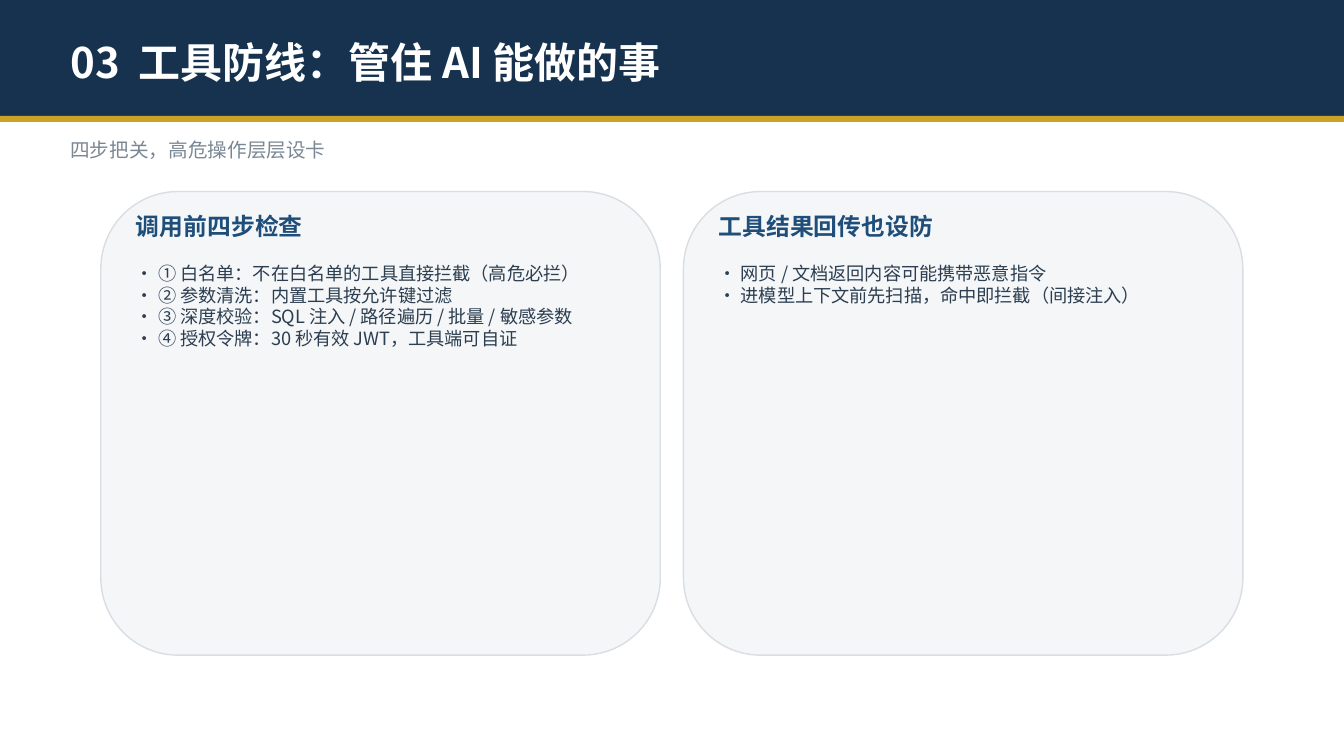
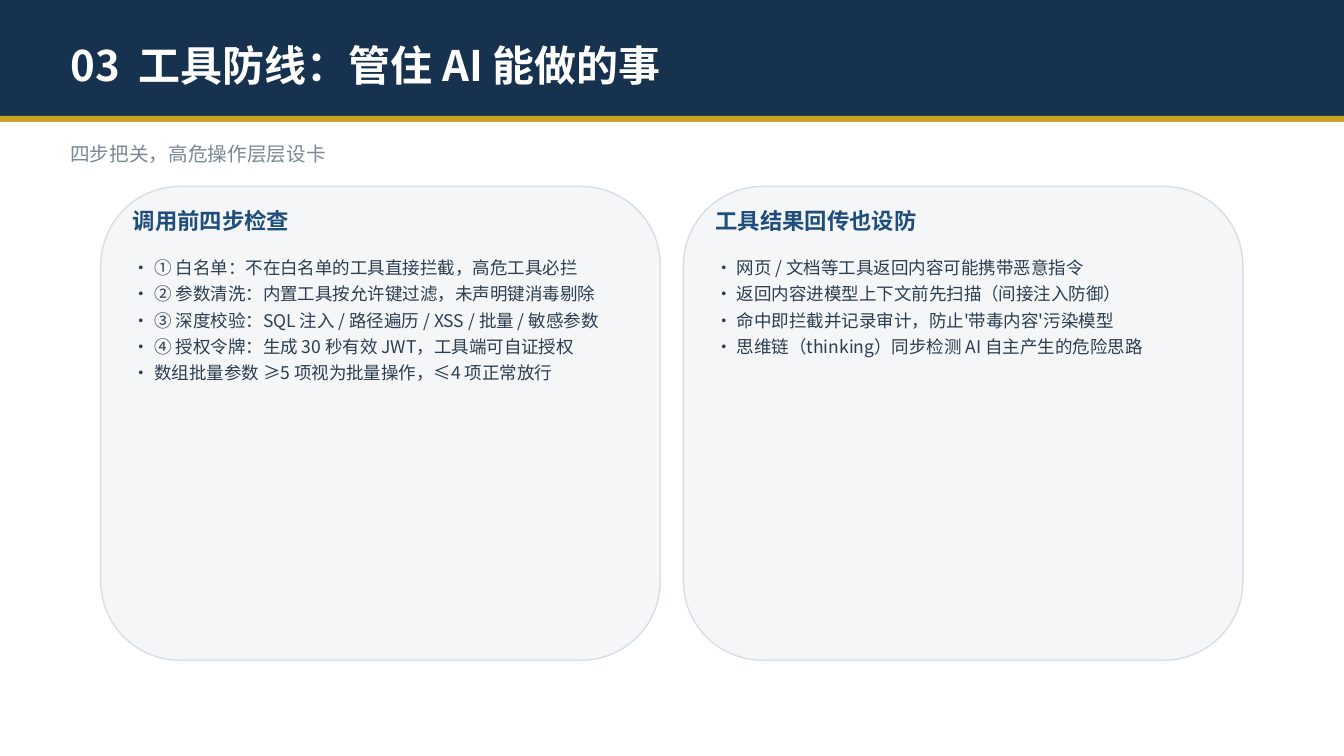
Before and after one commit to zhengyucheng-ktt/security-guard-agent, a slide deck: slide 7 of 安全交互守护智能体-演示.pptx. Drawn at 1344x756 pixels with LibreOffice and Linux fonts; fonts in the diff are those of the drawing. Boxes give left, top, right and bottom in pixels: in the first picture for what was removed or moved away, otherwise in the second. Text is boxed around its words. In the diff, an @@ line names an element or a change of style, - is before the commit and + after.

Commit message:
测试样本扩充(攻击61/正常90)+修复8漏洞: HTML实体/双层B64解码, XSS/思维链危险意图, 索取他人信息规则; 参数策略优化(数组保留给批量检测, 字符串未声明键消毒); 攻击84%(51/61)误判纯误判0; PPT/PDF用真实比例数据并填满卡片

```diff
--- a/安全交互守护智能体-演示.pptx
+++ b/安全交互守护智能体-演示.pptx
@@ text "03 工具防线：管住 AI 能做的事" at <box>70,45,661,85</box>: line spacing 1 to 1.15 @@
@@ text "四步把关，高危操作层层设卡" at <box>70,144,325,163</box>: line spacing 1 to 1.15 @@
@@ rounded rectangle: place and size @@
-rounded rectangle at <box>101,192,660,655</box>
+rounded rectangle at <box>101,187,660,660</box>
@@ text "调用前四步检查" at <box>133,210,289,231</box>: size 17 to 16 pt; line spacing 1 to 1.15 @@
@@ rounded rectangle: place and size @@
-rounded rectangle at <box>684,192,1243,655</box>
+rounded rectangle at <box>684,187,1243,660</box>
@@ text "工具结果回传也设防" at <box>716,210,917,231</box>: size 17 to 16 pt; line spacing 1 to 1.15 @@
@@ text at <box>154,259,599,381</box>: text changed; size 13 to 12.5 pt @@
-• ① 白名单：不在白名单的工具直接拦截（高危必拦）
-• ② 参数清洗：内置工具按允许键过滤
-• ③ 深度校验：SQL 注入 / 路径遍历 / 批量 / 敏感参数
-• ④ 授权令牌：30 秒有效 JWT，工具端可自证
+• ① 白名单：不在白名单的工具直接拦截，高危工具必拦
+• ② 参数清洗：内置工具按允许键过滤，未声明键消毒剔除
+• ③ 深度校验：SQL 注入 / 路径遍历 / XSS / 批量 / 敏感参数
+• ④ 授权令牌：生成 30 秒有效 JWT，工具端可自证授权
+• 数组批量参数 ≥5 项视为批量操作，≤4 项正常放行
@@ text at <box>737,259,1142,358</box>: text changed; size 13 to 12.5 pt @@
-• 网页 / 文档返回内容可能携带恶意指令
-• 进模型上下文前先扫描，命中即拦截（间接注入）
+• 网页 / 文档等工具返回内容可能携带恶意指令
+• 返回内容进模型上下文前先扫描（间接注入防御）
+• 命中即拦截并记录审计，防止'带毒内容'污染模型
+• 思维链（thinking）同步检测 AI 自主产生的危险思路
```
Also in this commit, not shown: 16 other slides changed, 9 other files.
